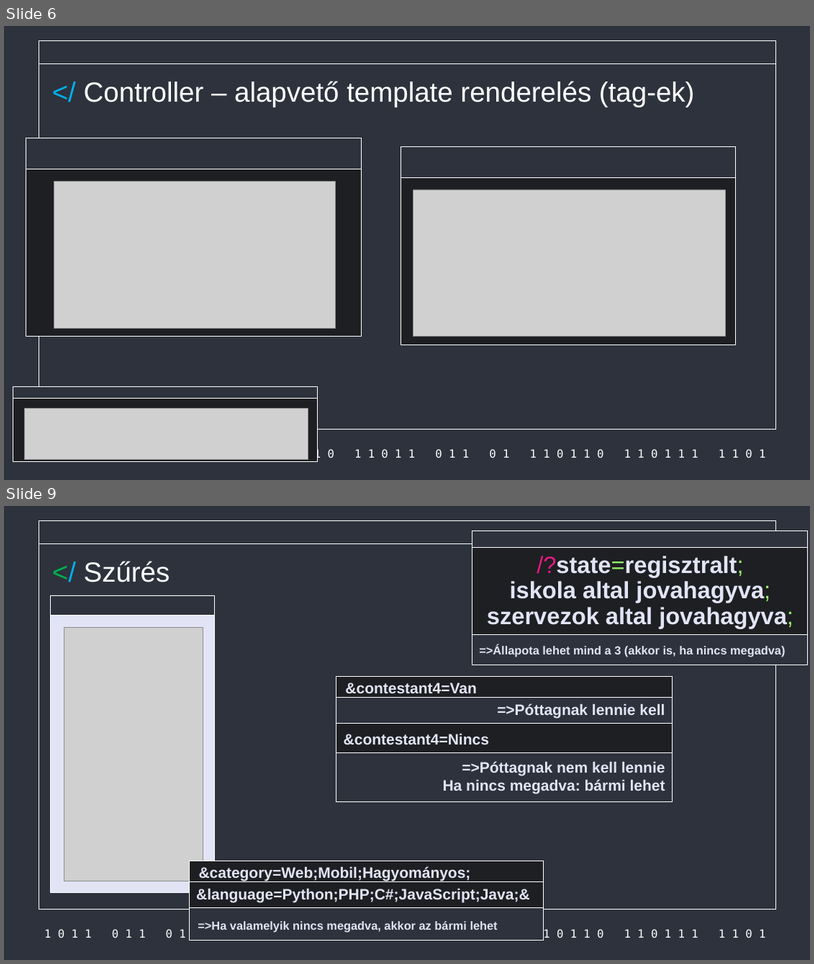
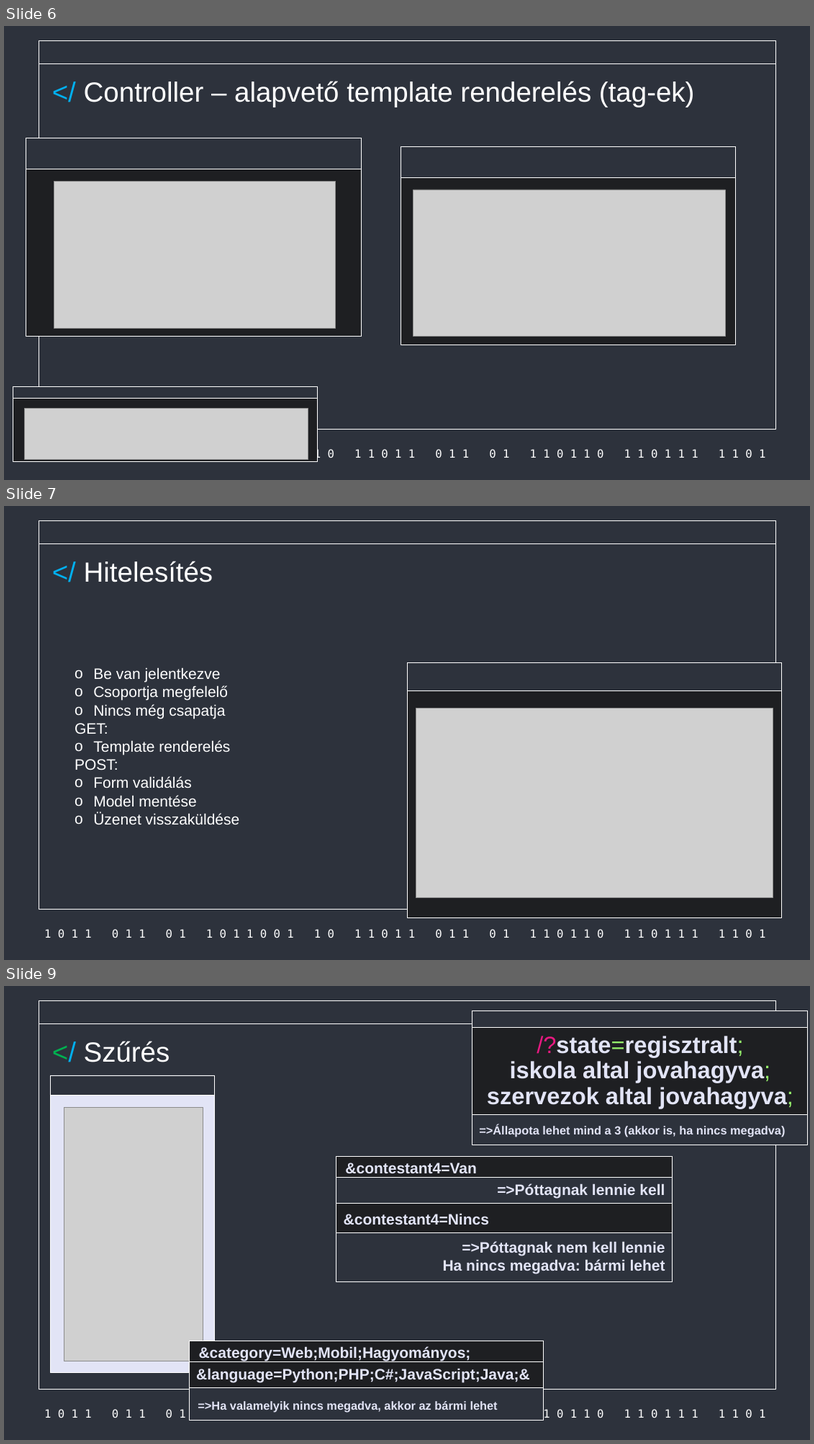
Before and after one commit to Acsilaa/dusza2024-25, a slide deck: Hell yeah ppt.pptx. Shown one above the other, each under a label of ours: slides 6 and 9 before the commit, slides 6, 7 and 9 after it; the slides between them are not shown. The pictures are 814x964 and 814x1444 pixels, drawn with LibreOffice and Linux fonts; fonts in the diff are those of the drawing; grey boxes stand for pictures. Boxes give left, top, right and bottom in pixels: in the first picture for what was removed or moved away, otherwise in the second. Text is boxed around its words. In the diff, an @@ line names an element or a change of style, - is before the commit and + after.

```diff
--- a/Hell yeah ppt.pptx
+++ b/Hell yeah ppt.pptx
@@ slide 7 added at [4,506,810,960], background #2D323C; not listed: 3 template elements that a slide beside it also shows @@
@@ text added at [84,561,214,582], 33 pt, text #FFFFFF @@
+</ Hitelesítés
@@ text added at [75,667,240,824], 18 pt, text #FFFFFF @@
+o Be van jelentkezve
+o Csoportja megfelelő
+o Nincs még csapatja
+GET:
+o Template renderelés
+POST:
+o Form validálás
+o Model mentése
+o Üzenet visszaküldése
@@ rectangle added at [407,663,782,917], fill #1E1F22, outline #FFFFFF 0.75 pt @@
@@ rectangle added at [407,663,782,690], fill #2D323C, outline #FFFFFF 0.75 pt @@
@@ picture added at [416,708,773,898] @@
```
Also in this commit, not shown: 2 slides changed, 1 slide removed, 1 other file.
